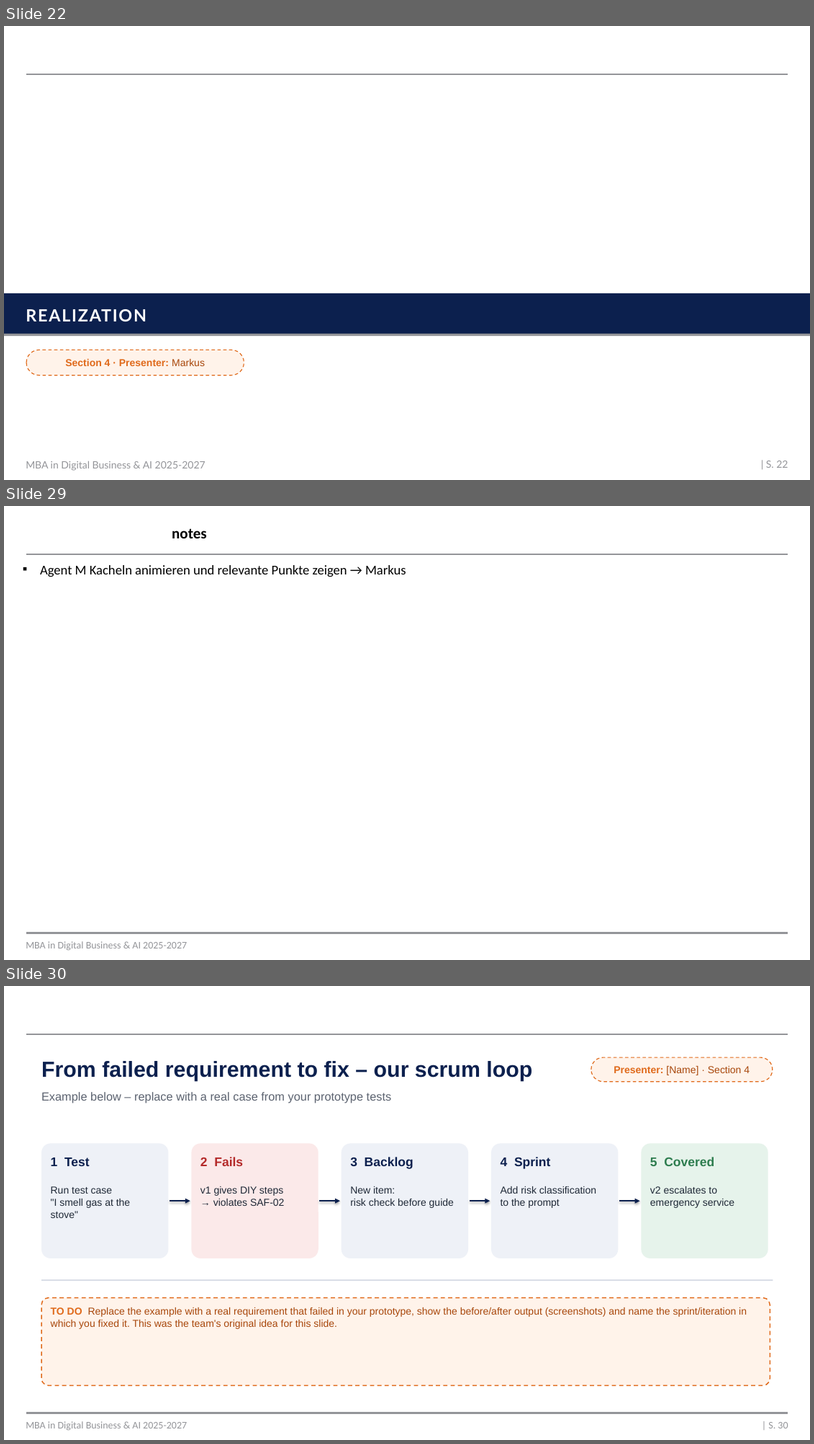
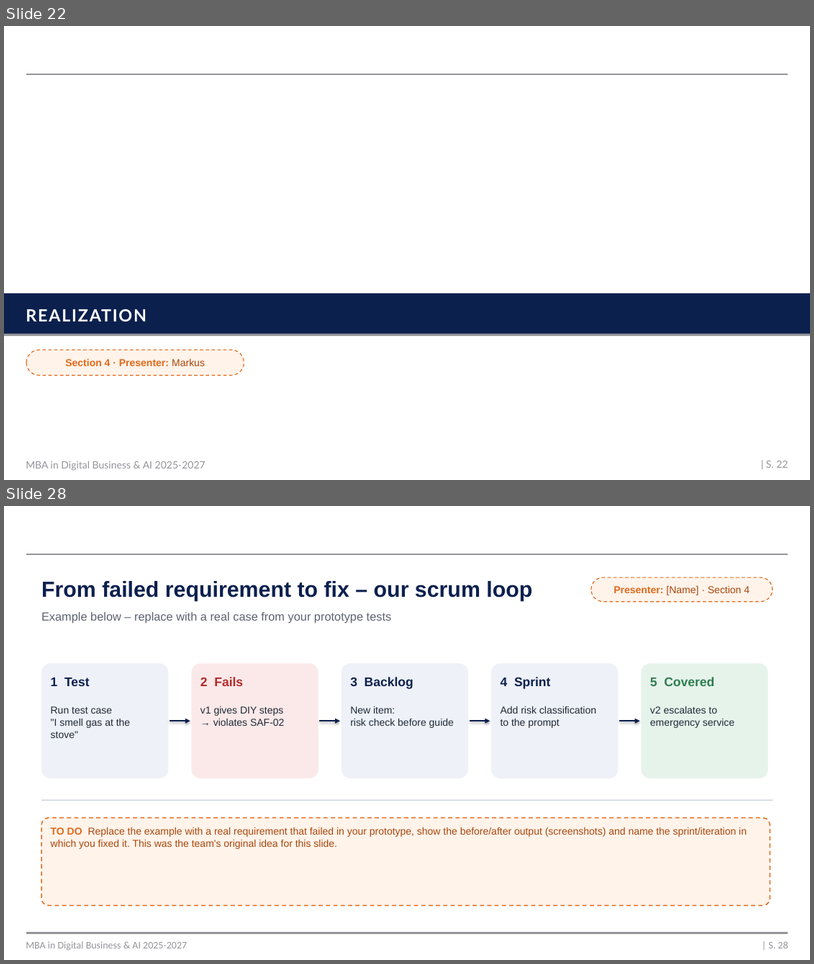
Before and after one commit to mrh421/Applied_AI_DAIY, a slide deck: presentation/DAIY_pre-presentation_v5.pptx. Shown one above the other, each under a label of ours: slides 22, 29 and 30 before the commit, slides 22 and 28 after it; the slides between them are not shown. The pictures are 814x1444 and 814x964 pixels, drawn with LibreOffice and Linux fonts; fonts in the diff are those of the drawing; background and template pictures are left out. Boxes give left, top, right and bottom in pixels: in the first picture for what was removed or moved away, otherwise in the second. Text is boxed around its words. In the diff, an @@ line names an element or a change of style, - is before the commit and + after.

```diff
--- a/presentation/DAIY_pre-presentation_v5.pptx
+++ b/presentation/DAIY_pre-presentation_v5.pptx
@@ slide 29 removed at bbox=[4, 506, 810, 960], background #FFFFFF; not listed: 3 template elements that a slide beside it also shows @@
@@ title removed at bbox=[172, 528, 206, 538] @@
-notes
@@ text removed at bbox=[40, 565, 406, 577] @@
-▪ Agent M Kacheln animieren und relevante Punkte zeigen → Markus
@@ what was slide 30 is now slide 28 @@
@@ page number at bbox=[769, 941, 788, 948]: text changed @@
-| S. 30
+| S. 28
```
Also in this commit, not shown: 5 slides changed, 1 other slide removed, 1 other file.
